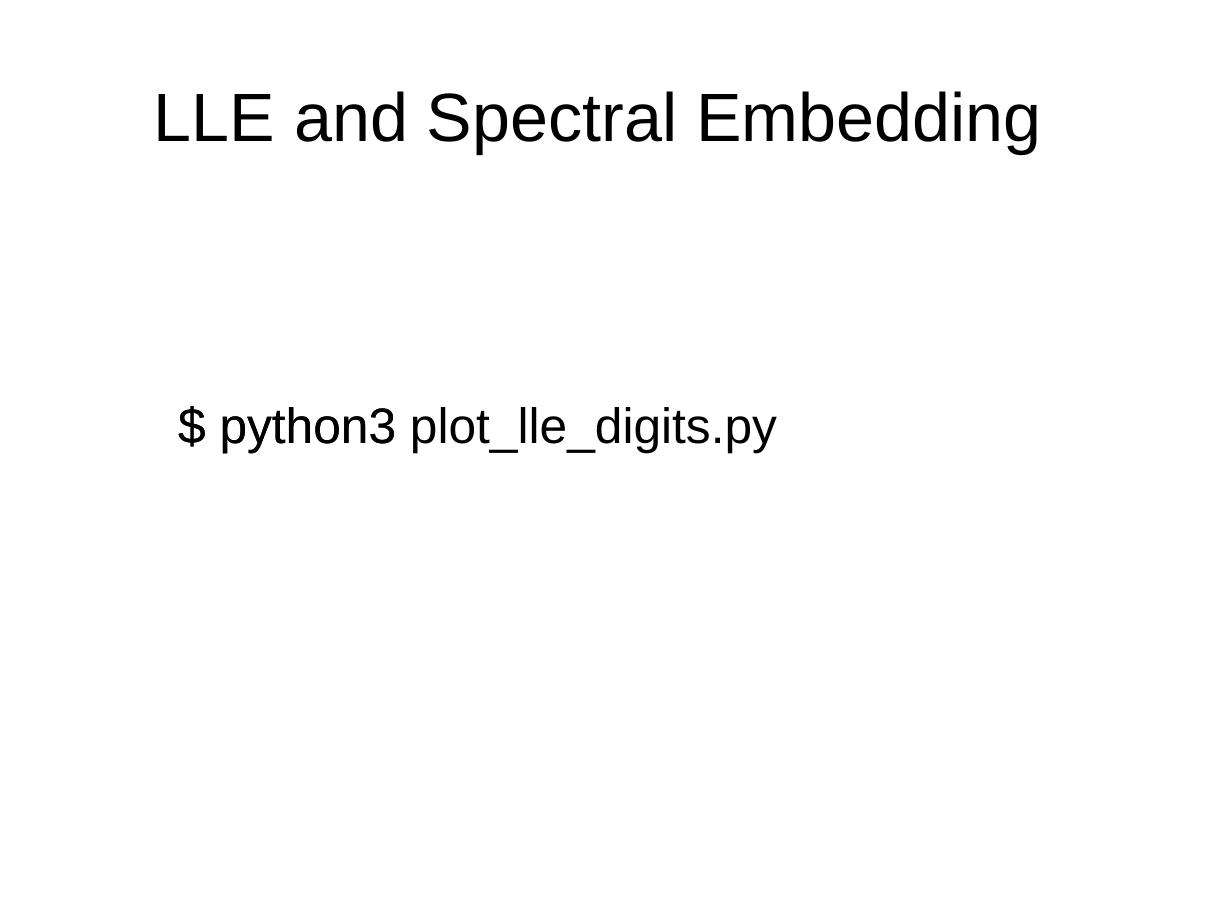
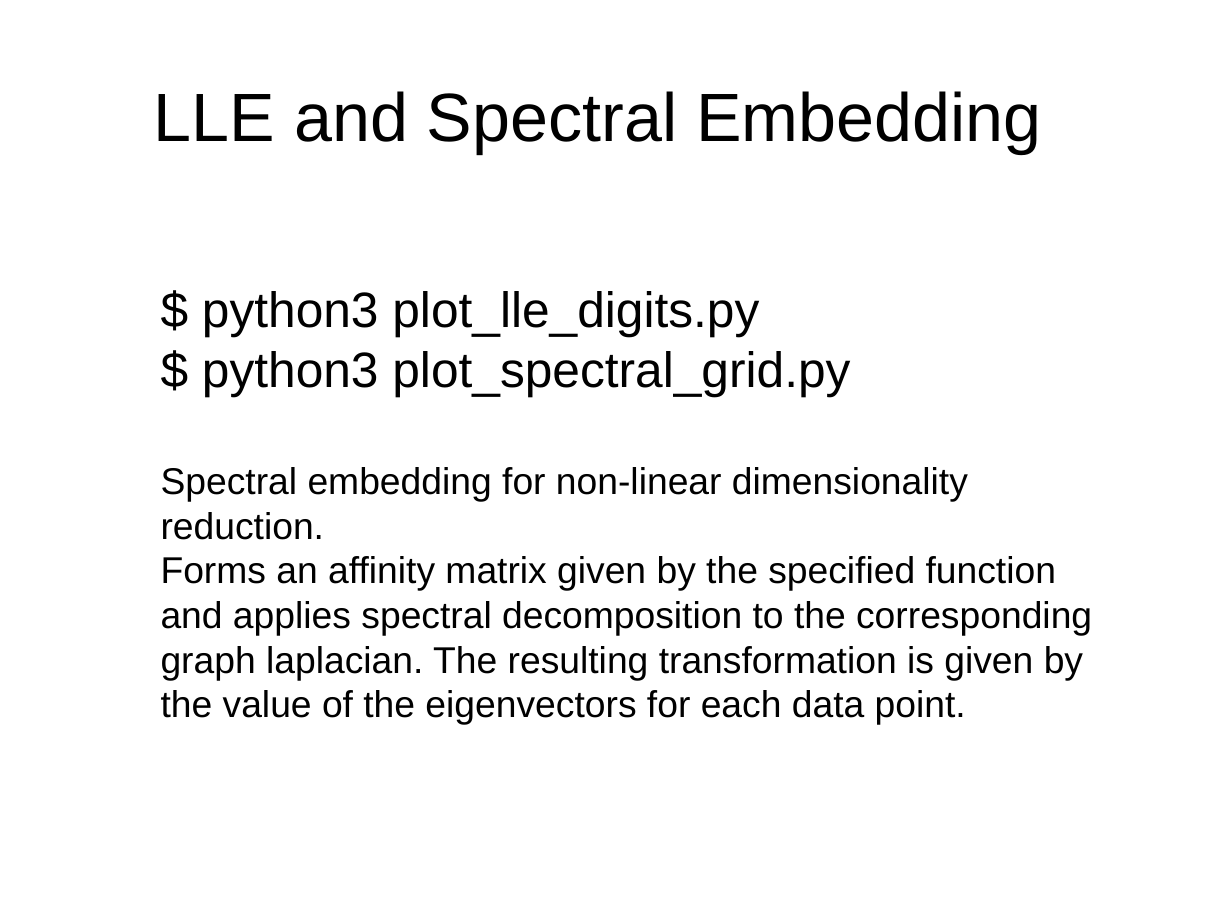
Before and after one commit to davidam/python-examples, a slide deck: slide 27 of presentations/scikit.odp. Drawn at 1232x924 pixels with LibreOffice and Linux fonts; fonts in the diff are those of the drawing. Boxes give left, top, right and bottom in pixels: in the first picture for what was removed or moved away, otherwise in the second. Text is boxed around its words. In the diff, an @@ line names an element or a change of style, - is before the commit and + after.

```diff
--- a/presentations/scikit.odp
+++ b/presentations/scikit.odp
@@ text added at [161,291,1092,718], 24 pt, text #000000 @@
+$ python3 plot_lle_digits.py
+$ python3 plot_spectral_grid.py
+Spectral embedding for non-linear dimensionality reduction.
+Forms an affinity matrix given by the specified function and applies spectral decomposition to the corresponding graph laplacian. The resulting transformation is given by the value of the eigenvectors for each data point.
@@ text removed at [168,388,1136,566] @@
-$ python3
@@ text removed at [220,407,777,452] @@
-$ python3 plot_lle_digits.py
```
Also in this commit, not shown: 3 other slides changed, 1 slide added, 1 slide removed.
